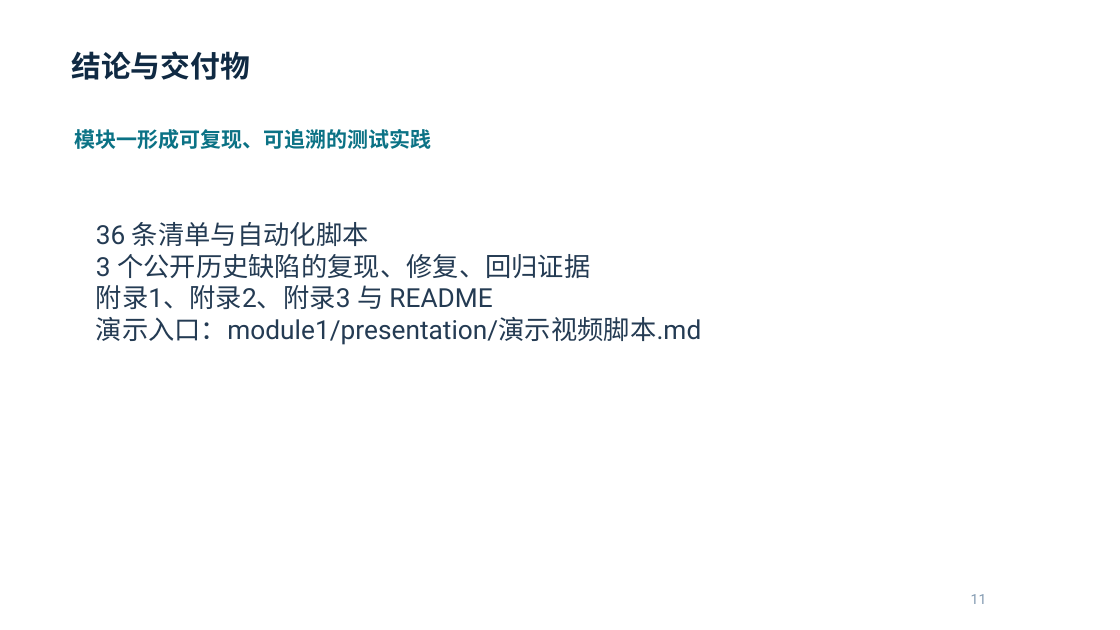
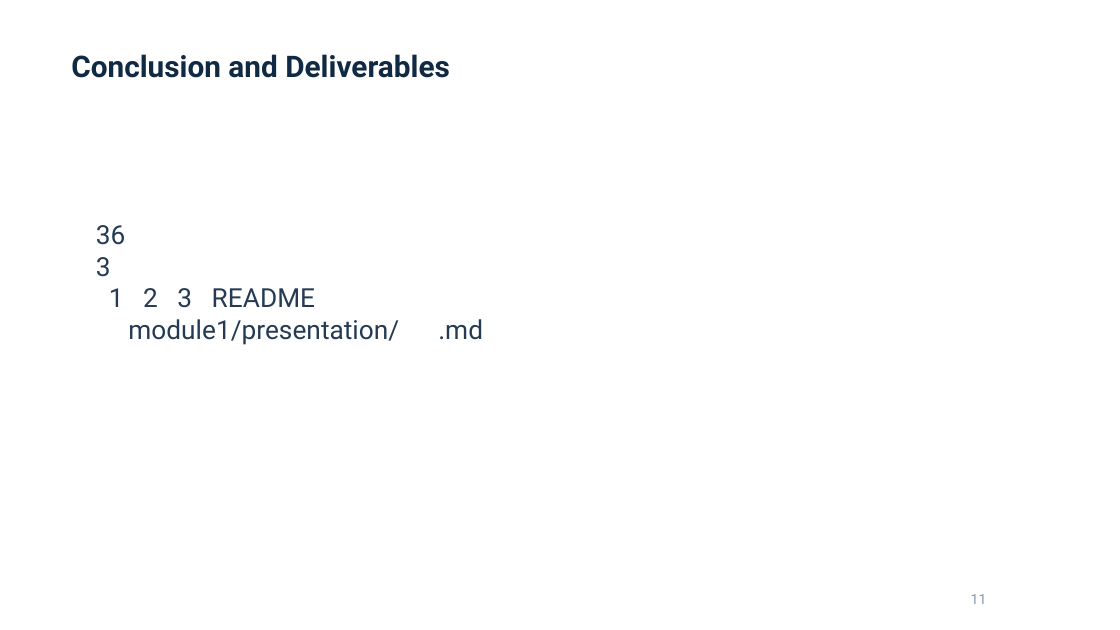
Before and after one commit to cornell-hust/ST_pratice, a slide deck: slide 11 of module1/presentation/build/candidate.pptx. Drawn at 1120x630 pixels with LibreOffice and Linux fonts; fonts in the diff are those of the drawing. Boxes give left, top, right and bottom in pixels: in the first picture for what was removed or moved away, otherwise in the second. Text is boxed around its words. In the diff, an @@ line names an element or a change of style, - is before the commit and + after.

Commit message:
fix(module1): use ASCII-safe presentation text

```diff
--- a/module1/presentation/build/candidate.pptx
+++ b/module1/presentation/build/candidate.pptx
@@ text at bbox=[71, 54, 450, 78]: text changed @@
-结论与交付物
+Conclusion and Deliverables
@@ text removed at bbox=[75, 129, 432, 149] @@
-模块一形成可复现、可追溯的测试实践
@@ text at bbox=[96, 225, 483, 345]: text changed @@
-36 条清单与自动化脚本
-3 个公开历史缺陷的复现、修复、回归证据
-附录1、附录2、附录3 与 README
-演示入口：module1/presentation/演示视频脚本.md
+36
+3
+1 2 3 README
+module1/presentation/ .md
```
Also in this commit, not shown: 10 other slides changed, 15 other files.
